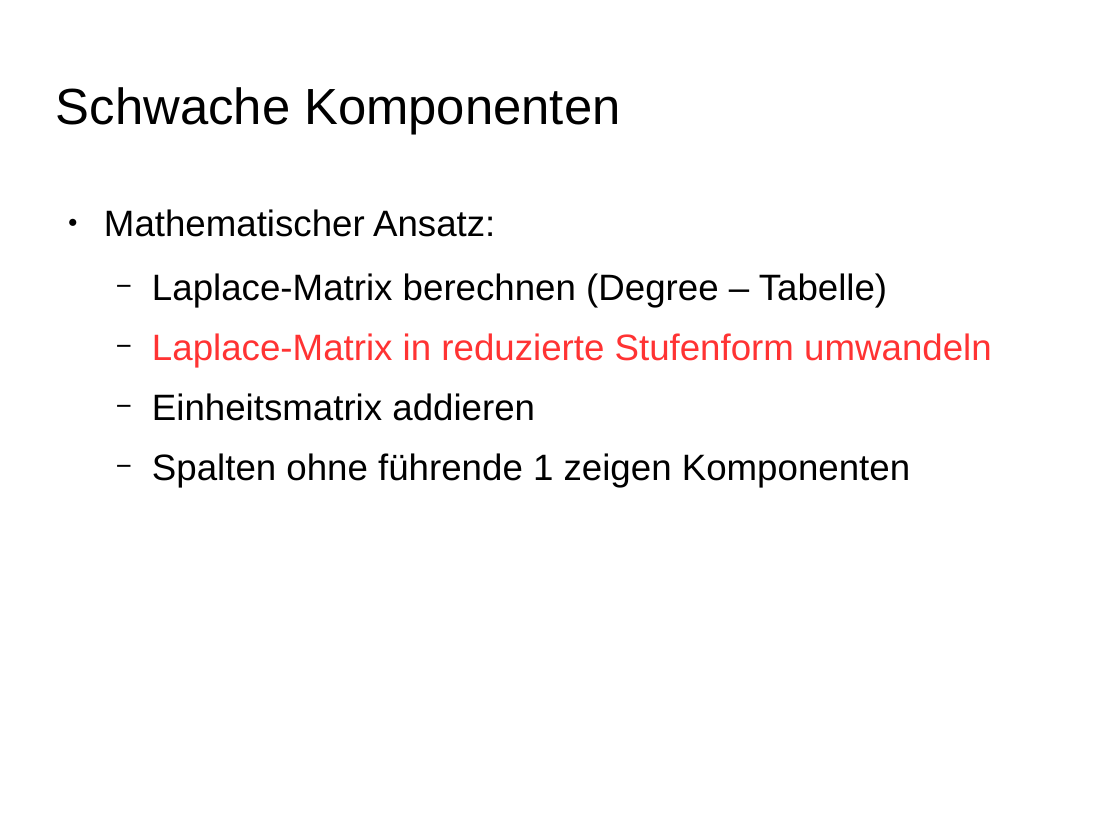
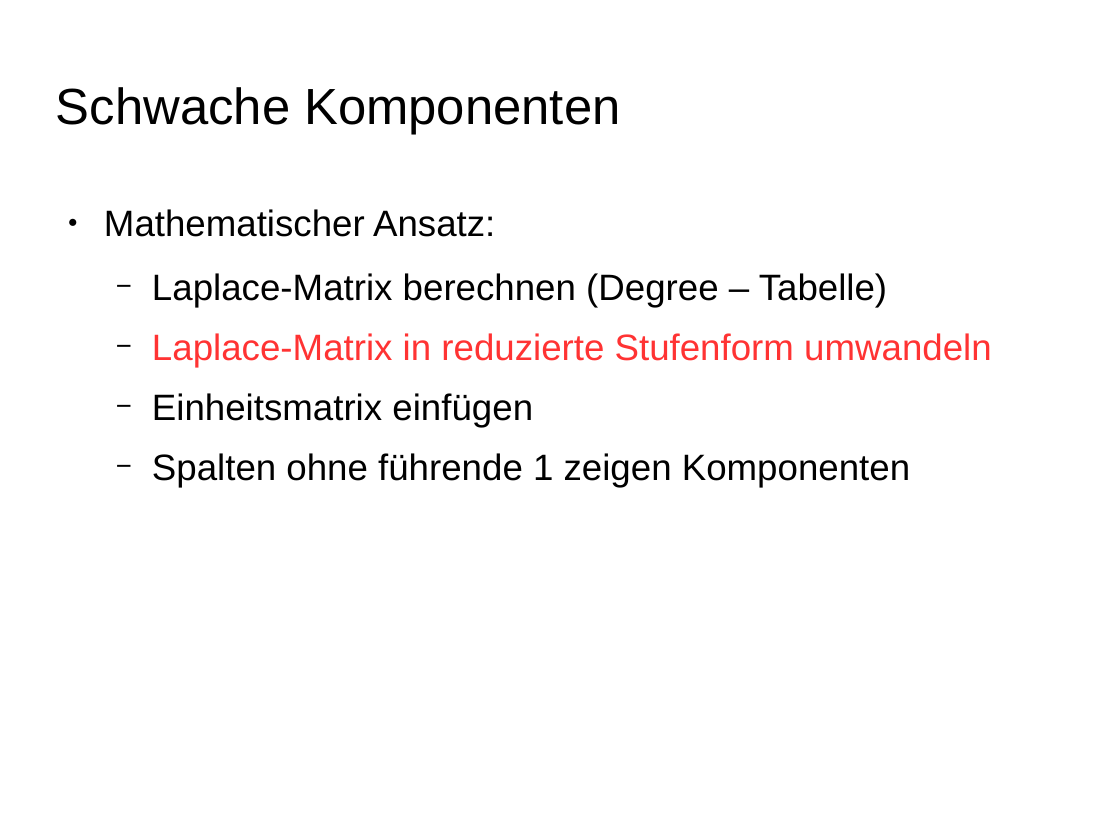
Before and after one commit to ScaDS/dblp-graphulo, a slide deck: slide 6 of doc/testat2.odp (slide 5 before the commit). Drawn at 1120x840 pixels with LibreOffice and Linux fonts; fonts in the diff are those of the drawing; background and template pictures are left out. Boxes give left, top, right and bottom in pixels: in the first picture for what was removed or moved away, otherwise in the second. Text is boxed around its words. In the diff, an @@ line names an element or a change of style, - is before the commit and + after.

```diff
--- a/doc/testat2.odp
+++ b/doc/testat2.odp
@@ text at (152,393,533,428): text changed @@
-  − Einheitsmatrix addieren
+  − Einheitsmatrix einfügen
```
Also in this commit, not shown: 7 other slides changed, 1 slide added, 1 slide removed, 2 other files.
